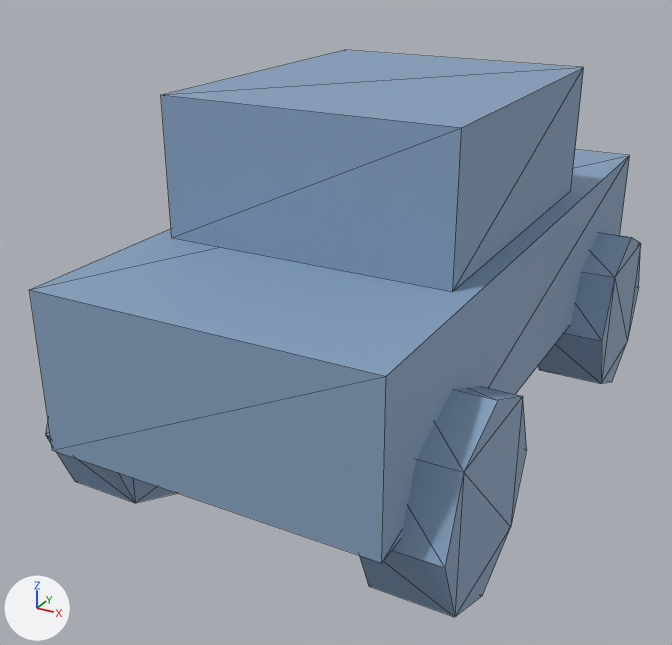
The glTF model packages/engine-core/assets/models/veh_sedan.glb as it was, and as the next commit left it.
The view is the same before and after, from a camera (50 mm lens) standing at (0.419, -0.895, 0.565) and looking at (-0.042, -0.057, 0.146). The lights are fixed; the arrows at lower left show +X, +Y and +Z. The picture after the commit comes second. Mesh edges are drawn as thin lines. Vertices at exactly the same position are counted once.

The first picture shows 'veh_sedan'.
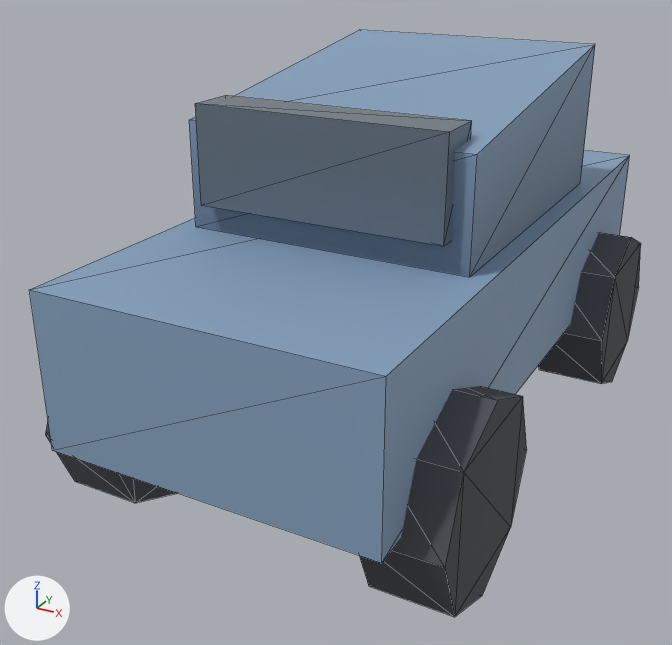
What changed in the scene script:
```text
Add mat_veh_sedan_dark:
    mat_veh_sedan_dark = bpy.data.materials.new('veh_sedan_dark')
    # nodes: BsdfPrincipled, Mix, OutputMaterial, VertexColor
    # colours: dark grey #4d5057, mixed with the vertex colours
Add mat_veh_sedan_body:
    mat_veh_sedan_body = bpy.data.materials.new('veh_sedan_body')
    # nodes: BsdfPrincipled, Mix, OutputMaterial, VertexColor
    # colours: blue #86a2bf, mixed with the vertex colours
Add mat_veh_sedan_inset:
    mat_veh_sedan_inset = bpy.data.materials.new('veh_sedan_inset')
    # nodes: BsdfPrincipled, Mix, OutputMaterial, VertexColor
    # colours: greyish blue #657380, mixed with the vertex colours
Change me_veh_sedan:
    used by ob_veh_sedan; location = (0.0, 0.0, 0.0)
    remove me_veh_sedan.from_pydata(...)  # 80 vertices, 136 faces; spans x -0.21..0.21, y -0.37..0.37, z 0.0..0.41
    add me_veh_sedan.from_pydata(...)  # 88 vertices, 148 faces; spans x -0.21..0.21, y -0.37..0.37, z 0.0..0.43
    me_veh_sedan part 1: a new loose piece, a box spanning x -0.13..0.13, y -0.175..-0.125, z 0.3..0.4, in mat_veh_sedan_inset
    me_veh_sedan part 2: the loose piece of 8 vertices spanning x -0.15..0.15, y -0.2..0.16, z 0.27..0.41 is rebuilt with 8 vertices and now spans x -0.15..0.15, y -0.16..0.2, z 0.27..0.43, in mat_veh_sedan_body
    me_veh_sedan part 3: 12 faces spanning x -0.17..0.17, y -0.37..0.37, z 0.11..0.27 switch from mat_veh_sedan_mat (blue #86a2bf) to mat_veh_sedan_body
    me_veh_sedan part 4: 112 faces spanning x -0.21..0.21, y -0.34..0.34, z 0.0..0.2 switch from mat_veh_sedan_mat (blue #86a2bf) to mat_veh_sedan_dark
    add me_veh_sedan.materials.append(mat_veh_sedan_inset)
```

Pixel boxes [x1, y1, x2, y2] of what changed, in the pictures (672 x 645 px):
'veh_sedan', reshaped
    before: [29, 50, 641, 617]
    after: [29, 30, 641, 617]
part 1 of me_veh_sedan, added (blue)
    after: [195, 95, 472, 246]
part 2 of me_veh_sedan, rebuilt
    before: [161, 50, 584, 292]
    after: [189, 30, 595, 277]
part 3 of me_veh_sedan, edited (looks the same)
    both: [29, 150, 630, 563]
part 4 of me_veh_sedan, recoloured
    both: [45, 232, 641, 617]
